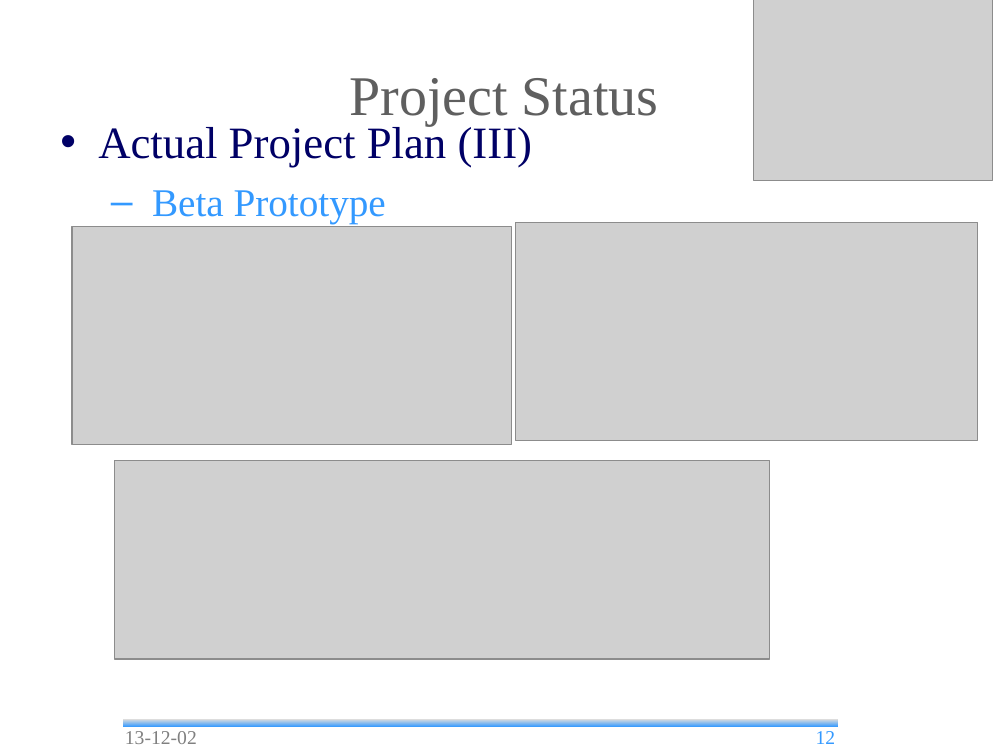
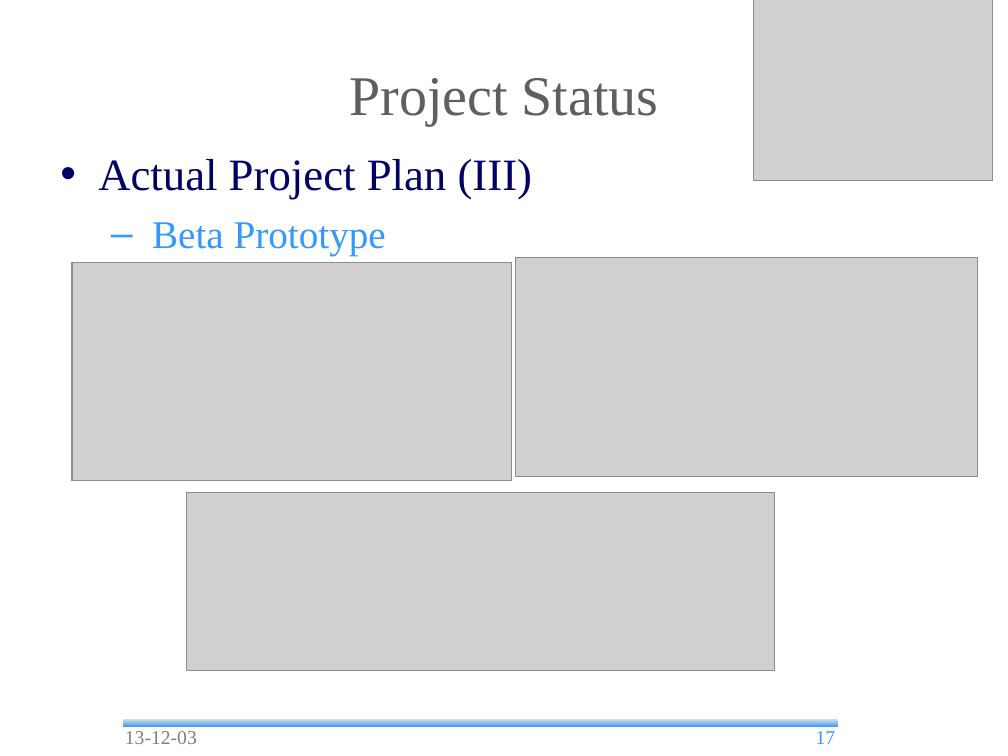
Before and after one commit to andrea-bottoli/DSD, a slide deck: slide 17 of Documentation/Presentations/Status_Report_2.odp (slide 12 before the commit). Drawn at 1008x756 pixels with LibreOffice and Linux fonts; fonts in the diff are those of the drawing; grey boxes stand for pictures; background and template pictures are left out. Boxes give left, top, right and bottom in pixels: in the first picture for what was removed or moved away, otherwise in the second. Text is boxed around its words. In the diff, an @@ line names an element or a change of style, - is before the commit and + after.

Commit message:
Status Report 2 v 1.2

```diff
--- a/Documentation/Presentations/Status_Report_2.odp
+++ b/Documentation/Presentations/Status_Report_2.odp
@@ text "Actual Project Plan (III)": place and size @@
-text "Actual Project Plan (III)" at <box>98,124,533,224</box>
+text "Actual Project Plan (III)" at <box>98,159,533,256</box>
@@ picture: place and size @@
-picture at <box>72,227,511,446</box>
+picture at <box>72,262,511,481</box>
@@ picture: place and size @@
-picture at <box>516,222,978,440</box>
+picture at <box>516,258,978,477</box>
@@ picture: place and size @@
-picture at <box>115,461,770,659</box>
+picture at <box>186,492,775,670</box>
@@ text at <box>125,731,197,744</box>: text changed @@
-13-12-02
+13-12-03
@@ page number at <box>816,731,836,744</box>: text changed @@
-12
+17
```
Also in this commit, not shown: 33 other slides changed, 1 slide added, 1 slide removed, 1 other file.
